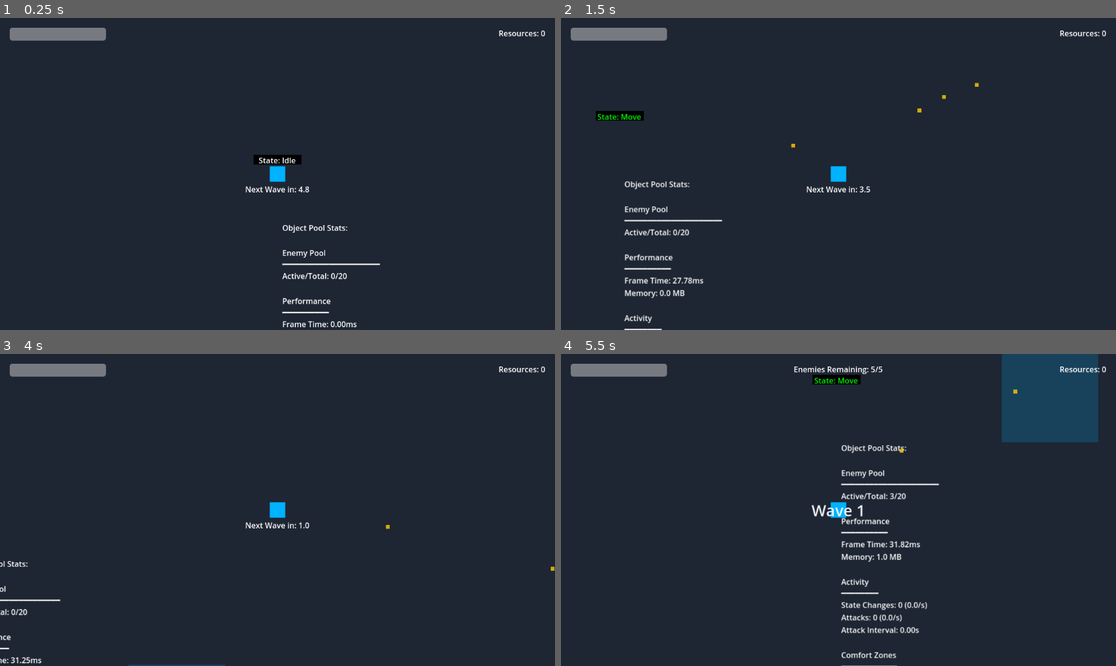
Above: before the commit, frames 1-4 (two rows, left to right).
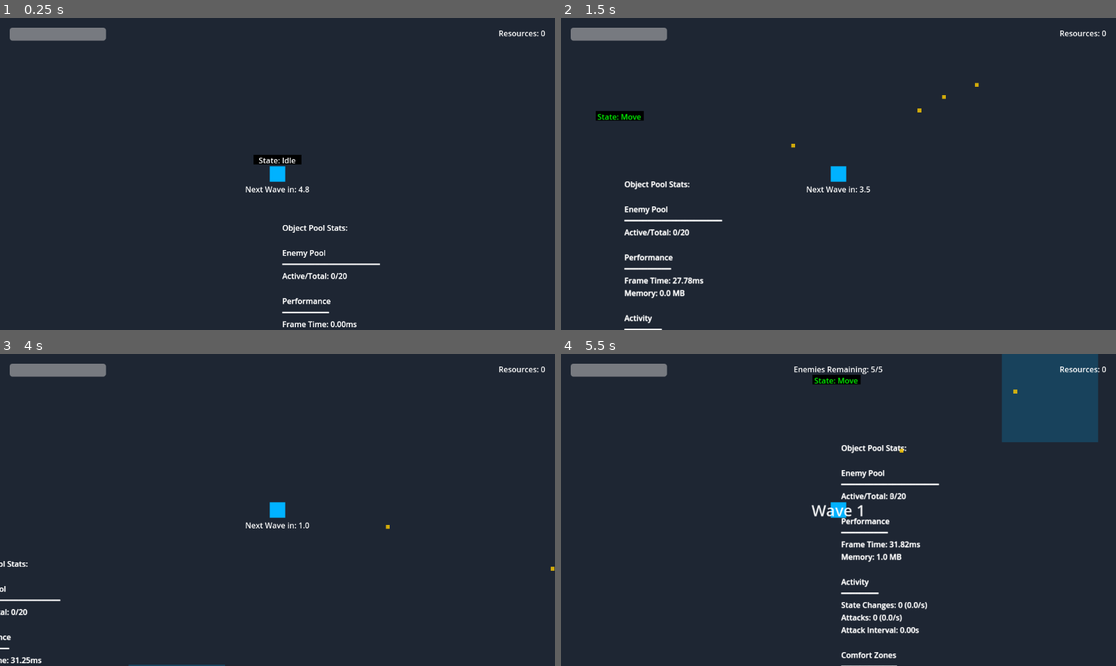
Above: after the commit, the same moments.

Repository: brian-cook/czgame
Game: Godot game, scene res://src/scenes/test/test_game.tscn
Same seed, same stepped clock (60 frames per second), same inputs: the game is played once before the commit and once after it.
Inputs (mouse positions are in pixels of both pictures, inside the frame that each line leads up to):
- Up to frame 1 (0.25 s): no input
- Up to frame 2 (1.5 s): move the mouse to (960, 158) at 0.52 s; press the mouse at (960, 158) at 0.53 s; hold D (move_right) 0.53-1.28 s; move the mouse to (727, 189) at 1.27 s; release the mouse at (727, 189) at 1.28 s; hold S (move_down) from 1.28 s (still down); click (727, 189) at 1.35 s
- Up to frame 3 (4 s): move the mouse to (333, 441) at 2.02 s; release S (move_down) at 2.03 s; hold D (move_right) 2.03-2.78 s; hold Space (place_zone) 2.03-2.78 s; click (333, 441) at 2.3 s; move the mouse to (249, 572) at 2.77 s; hold W (move_up) 2.78-3.53 s; click (249, 572) at 2.85 s; move the mouse to (444, 556) at 3.52 s; press the mouse at (444, 556) at 3.53 s; hold A (move_left) from 3.53 s (still down)
- Up to frame 4 (5.5 s): move the mouse to (672, 463) at 4.27 s; release the mouse at (672, 463) at 4.28 s; tap Space (place_zone) at 4.35 s; click (672, 463) at 4.55 s; move the mouse to (866, 510) at 5.02 s; release A (move_left) at 5.03 s; press the mouse at (866, 510) at 5.03 s; hold S (move_down) from 5.03 s (still down)

The runs differ from the first frame. In frame 1, 0.3% of the frame differs, in the area x 50-69%, y 66-100%; in frame 2, 0.9%; in frame 3, 0.2%; in frame 4, 1.5%, in the area x 50-69%, y 29-100%.

Commit message:
linter errors fix

Diff:
--- a/project.godot
+++ b/project.godot
@@ -17,10 +17,13 @@
 
 [autoload]
 
-"#Addautoloadshereifneeded[_global_script_class_icons]PlayerState"="res://src/scripts/player/states/player_state.gd"
-PlayerIdleState="res://src/scripts/player/states/player_idle_state.gd"
-PlayerMoveState="res://src/scripts/player/states/player_move_state.gd"
-PlayerStateMachine="res://src/scripts/player/player_state_machine.gd"
-EnemyState="res://src/scripts/enemies/states/enemy_state.gd"
-EnemyChaseState="res://src/scripts/enemies/states/enemy_chase_state.gd"
-EnemyStateMachine="res://src/scripts/enemies/enemy_state_machine.gd"
+GlobalPlayerState="*res://src/scripts/player/states/player_state.gd"
+GlobalPlayerIdleState="*res://src/scripts/player/states/player_idle_state.gd"
+GlobalPlayerMoveState="*res://src/scripts/player/states/player_move_state.gd"
+GlobalPlayerStateMachine="*res://src/scripts/player/player_state_machine.gd"
+GlobalEnemyState="*res://src/scripts/enemies/states/enemy_state.gd"
+GlobalEnemyChaseState="*res://src/scripts/enemies/states/enemy_chase_state.gd"
+GlobalEnemyStateMachine="*res://src/scripts/enemies/enemy_state_machine.gd"
+GlobalGameManager="*res://src/scripts/managers/game_manager.gd"
+GlobalObjectPool="*res://src/scripts/managers/object_pool_manager.gd"
+GlobalEventBus="*res://src/scripts/managers/event_bus.gd"
--- a/src/scripts/enemies/basic_enemy.gd
+++ b/src/scripts/enemies/basic_enemy.gd
@@ -16,7 +16,8 @@
 @export var attack_cooldown: float = 1.0
 @export var knockback_force: float = 100.0
 
-@onready var state_machine: EnemyStateMachine = $StateMachine
+@onready var state_machine: BaseEnemyStateMachine = $StateMachine
+@onready var global_event_bus = get_node("/root/GlobalEventBus")
 
 var _current_health: float
 var _target: Node2D
@@ -53,6 +54,7 @@
 func die() -> void:
 	print("Enemy died")
 	enemy_died.emit()
+	global_event_bus.emit_enemy_died(self)
 
 	# Use call_deferred for all physics-related cleanup
 	call_deferred("_handle_death")
--- a/src/scripts/enemies/enemy_state_machine.gd
+++ b/src/scripts/enemies/enemy_state_machine.gd
@@ -1,9 +1,9 @@
-class_name EnemyStateMachine
+class_name BaseEnemyStateMachine
 extends Node
 
 signal state_changed(state_name: String)
 
-var current_state: EnemyState
+var current_state: BaseEnemyState
 var states: Dictionary = {}
 var debug_label: Label
 var _last_transition_time: float = 0.0
@@ -36,10 +36,12 @@
 	add_child(bg)
 	add_child(debug_label)
 
+	# Initialize states
+	var parent_enemy = owner as BasicEnemy
 	for child in get_children():
-		if child is EnemyState:
+		if child is BaseEnemyState:
 			states[child.name.to_lower()] = child
-			child.enemy = owner as BasicEnemy
+			child.initialize(self, parent_enemy)
 
 	if states.has("chase"):
 		transition_to("chase")
--- a/src/scripts/enemies/states/enemy_attack_state.gd
+++ b/src/scripts/enemies/states/enemy_attack_state.gd
@@ -1,5 +1,5 @@
-class_name EnemyAttackState
-extends EnemyState
+class_name BaseEnemyAttackState
+extends BaseEnemyState
 
 var _attack_cooldown: float = 1.0
 var _timer: float = 0.0
@@ -32,7 +32,7 @@
 func physics_update(delta: float) -> void:
 	var target = enemy.get_target()
 	if not target:
-		enemy.state_machine.transition_to("Chase")
+		state_machine.transition_to("Chase")
 		return
 
 	_timer += delta
@@ -57,7 +57,7 @@
 			_velocity_cache = direction * enemy.speed
 
 		if _distance_squared > _attack_range_buffer_squared:
-			enemy.state_machine.transition_to("Chase")
+			state_machine.transition_to("Chase")
 			return
 
 	# Use cached velocity for movement
--- a/src/scripts/enemies/states/enemy_chase_state.gd
+++ b/src/scripts/enemies/states/enemy_chase_state.gd
@@ -1,5 +1,5 @@
-class_name EnemyChaseState
-extends EnemyState
+class_name BaseEnemyChaseState
+extends BaseEnemyState
 
 func physics_update(delta: float) -> void:
 	var target = enemy.get_target()
@@ -15,4 +15,4 @@
 
 	# Check if close enough to attack
 	if enemy.global_position.distance_to(target.global_position) <= enemy.attack_range:
-		enemy.state_machine.transition_to("Attack")
+		state_machine.transition_to("Attack")
--- a/src/scripts/enemies/states/enemy_state.gd
+++ b/src/scripts/enemies/states/enemy_state.gd
@@ -1,7 +1,13 @@
-class_name EnemyState
+class_name BaseEnemyState
 extends Node
 
 var enemy: BasicEnemy
+var state_machine: BaseEnemyStateMachine
+
+# Initialize is called by the state machine after all nodes are ready
+func initialize(parent_state_machine: BaseEnemyStateMachine, parent_enemy: BasicEnemy) -> void:
+	state_machine = parent_state_machine
+	enemy = parent_enemy
 
 func enter() -> void:
 	pass
--- a/src/scripts/enemies/states/enemy_stunned_state.gd
+++ b/src/scripts/enemies/states/enemy_stunned_state.gd
@@ -1,5 +1,5 @@
-class_name EnemyStunnedState
-extends EnemyState
+class_name BaseEnemyStunnedState
+extends BaseEnemyState
 
 var _stun_time: float = 0.2
 var _timer: float = 0.0
@@ -13,7 +13,7 @@
 	_timer += delta
 
 	if _timer >= _stun_time:
-		enemy.state_machine.transition_to("Chase")
+		state_machine.transition_to("Chase")
 		return
 
 	# Apply knockback and friction
--- a/src/scripts/managers/enemy_spawn_manager.gd
+++ b/src/scripts/managers/enemy_spawn_manager.gd
@@ -27,6 +27,8 @@
 var _stagger_timer: Timer
 var _total_enemies: int = 0
 var _active_enemies: Array[BasicEnemy] = []
+
+@onready var global_event_bus = get_node("/root/GlobalEventBus")
 
 func initialize(object_pool: ObjectPoolManager, player: Node2D, wave_indicator: WaveIndicator = null) -> void:
 	_object_pool = object_pool
@@ -67,6 +69,7 @@
 		func():
 			_spawn_wave(enemies_to_spawn)
 			wave_started.emit(_current_wave)
+			global_event_bus.emit_wave_started(_current_wave)
 			if _wave_indicator:
 				_wave_indicator.show_wave_start(_current_wave)
 	, CONNECT_ONE_SHOT)
@@ -148,6 +151,7 @@
 		print("Wave complete! Starting next wave after delay...")
 		_wave_in_progress = false
 		wave_completed.emit(_current_wave)
+		global_event_bus.emit_wave_completed(_current_wave)
 		if _wave_indicator:
 			_wave_indicator.hide_progress()
 			_wave_indicator.show_wave_complete(_current_wave)
--- /dev/null
+++ b/src/scripts/managers/event_bus.gd
@@ -0,0 +1,40 @@
+class_name EventBus
+extends Node
+
+# Game state signals
+signal weapon_fired(weapon: Node2D, position: Vector2)
+signal enemy_died(enemy: Node)
+signal resource_collected(amount: float)
+signal wave_started(wave_number: int)
+signal wave_completed(wave_number: int)
+
+func emit_weapon_fired(weapon: Node2D, position: Vector2) -> void:
+    weapon_fired.emit(weapon, position)
+
+func emit_enemy_died(enemy: Node) -> void:
+    enemy_died.emit(enemy)
+
+func emit_resource_collected(amount: float) -> void:
+    resource_collected.emit(amount)
+
+func emit_wave_started(wave_number: int) -> void:
+    wave_started.emit(wave_number)
+
+func emit_wave_completed(wave_number: int) -> void:
+    wave_completed.emit(wave_number)
+
+# Optional: Add helper methods for connecting signals
+func connect_weapon_fired(callable: Callable) -> void:
+    weapon_fired.connect(callable)
+
+func connect_enemy_died(callable: Callable) -> void:
+    enemy_died.connect(callable)
+
+func connect_resource_collected(callable: Callable) -> void:
+    resource_collected.connect(callable)
+
+func connect_wave_started(callable: Callable) -> void:
+    wave_started.connect(callable)
+
+func connect_wave_completed(callable: Callable) -> void:
+    wave_completed.connect(callable)
--- a/src/scripts/managers/object_pool_manager.gd
+++ b/src/scripts/managers/object_pool_manager.gd
@@ -69,6 +69,9 @@
 var _last_process_time: float = 0.0
 var _frame_counter: int = 0
 const FRAMES_BETWEEN_UPDATES = 30  # Update stats every 30 frames
+
+@onready var global_game_manager = get_node("/root/GlobalGameManager")
+@onready var global_event_bus = get_node("/root/GlobalEventBus")
 
 func _ready() -> void:
 	add_to_group("pool_manager")
--- a/src/scripts/player/basic_player.gd
+++ b/src/scripts/player/basic_player.gd
@@ -30,8 +30,9 @@
 var _aim_direction: Vector2 = Vector2.RIGHT
 const CONTROLLER_DEADZONE: float = 0.2
 
-@onready var state_machine: PlayerStateMachine = $StateMachine
+@onready var state_machine: BasePlayerStateMachine = $StateMachine
 @onready var weapon_base: WeaponBase = $WeaponMount/WeaponBase
+@onready var global_state = get_node("/root/GlobalPlayerState")
 
 func _ready() -> void:
 	print("Player ready")
--- a/src/scripts/player/player_state_machine.gd
+++ b/src/scripts/player/player_state_machine.gd
@@ -1,9 +1,9 @@
-class_name PlayerStateMachine
+class_name BasePlayerStateMachine
 extends Node
 
 signal state_changed(state_name: String)
 
-var current_state: PlayerState
+var current_state: BasePlayerState
 var states: Dictionary = {}
 var debug_label: Label
 
@@ -23,8 +23,9 @@
 	add_child(bg)
 	add_child(debug_label)
 
+	# Get states from autoload
 	for child in get_children():
-		if child is PlayerState:
+		if child is BasePlayerState:
 			states[child.name.to_lower()] = child
 			child.player = owner as BasicPlayer
 
--- a/src/scripts/player/states/player_hurt_state.gd
+++ b/src/scripts/player/states/player_hurt_state.gd
@@ -1,5 +1,5 @@
 class_name PlayerHurtState
-extends PlayerState
+extends BasePlayerState
 
 var _knockback_velocity: Vector2
 var _stun_time: float = 0.2
--- a/src/scripts/player/states/player_idle_state.gd
+++ b/src/scripts/player/states/player_idle_state.gd
@@ -1,5 +1,5 @@
-class_name PlayerIdleState
-extends PlayerState
+class_name BasePlayerIdleState
+extends BasePlayerState
 
 func enter() -> void:
 	player.velocity = Vector2.ZERO
--- a/src/scripts/player/states/player_move_state.gd
+++ b/src/scripts/player/states/player_move_state.gd
@@ -1,5 +1,5 @@
-class_name PlayerMoveState
-extends PlayerState
+class_name BasePlayerMoveState
+extends BasePlayerState
 
 var _input_buffer_time: float = 0.1
 var _buffered_input: Vector2 = Vector2.ZERO
--- a/src/scripts/player/states/player_state.gd
+++ b/src/scripts/player/states/player_state.gd
@@ -1,7 +1,8 @@
-class_name PlayerState
+class_name BasePlayerState
 extends Node
 
 var player: BasicPlayer
+@onready var global_state = get_node("/root/GlobalPlayerState")
 
 func enter() -> void:
 	pass
--- a/src/scripts/resources/resource_pickup.gd
+++ b/src/scripts/resources/resource_pickup.gd
@@ -16,6 +16,8 @@
 var _velocity: Vector2 = Vector2.ZERO
 var _value_multiplier: float = 1.0
 var _is_being_collected: bool = false
+
+@onready var global_event_bus = get_node("/root/GlobalEventBus")
 
 func _ready() -> void:
 	print("Resource pickup ready at: ", global_position)
@@ -56,8 +58,7 @@
 
 func _collect() -> void:
 	if is_instance_valid(self):
-		print("Resource collected with value: ", _current_value)
-		collected.emit(_current_value)
+		global_event_bus.emit_resource_collected(_current_value)
 		queue_free()
 
 func set_value_multiplier(multiplier: float) -> void:
--- a/src/scripts/weapons/weapon_base.gd
+++ b/src/scripts/weapons/weapon_base.gd
@@ -10,6 +10,8 @@
 
 var can_fire: bool = true
 var _fire_timer: Timer
+
+@onready var global_event_bus = get_node("/root/GlobalEventBus")
 
 func _ready() -> void:
     print("Weapon base initializing")
@@ -62,7 +64,7 @@
             print("Using default aim direction")
 
     _spawn_projectile(spawn_pos, direction)
-    weapon_fired.emit(self, spawn_pos)
+    global_event_bus.emit_weapon_fired(self, spawn_pos)
 
 func _spawn_projectile(spawn_pos: Vector2, direction: Vector2) -> void:
     var pool_manager = get_tree().get_first_node_in_group("pool_manager")
Not shown, added: ai_resources/checklists/project_issues.txt
Not shown, changed: ai_resources/project_details_resources/godot_resources.txt
